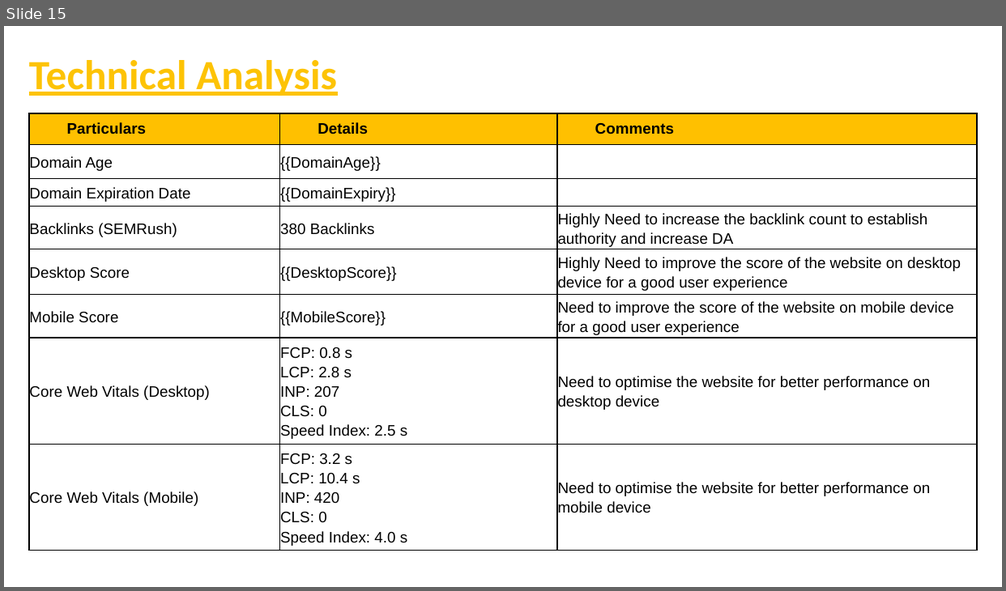
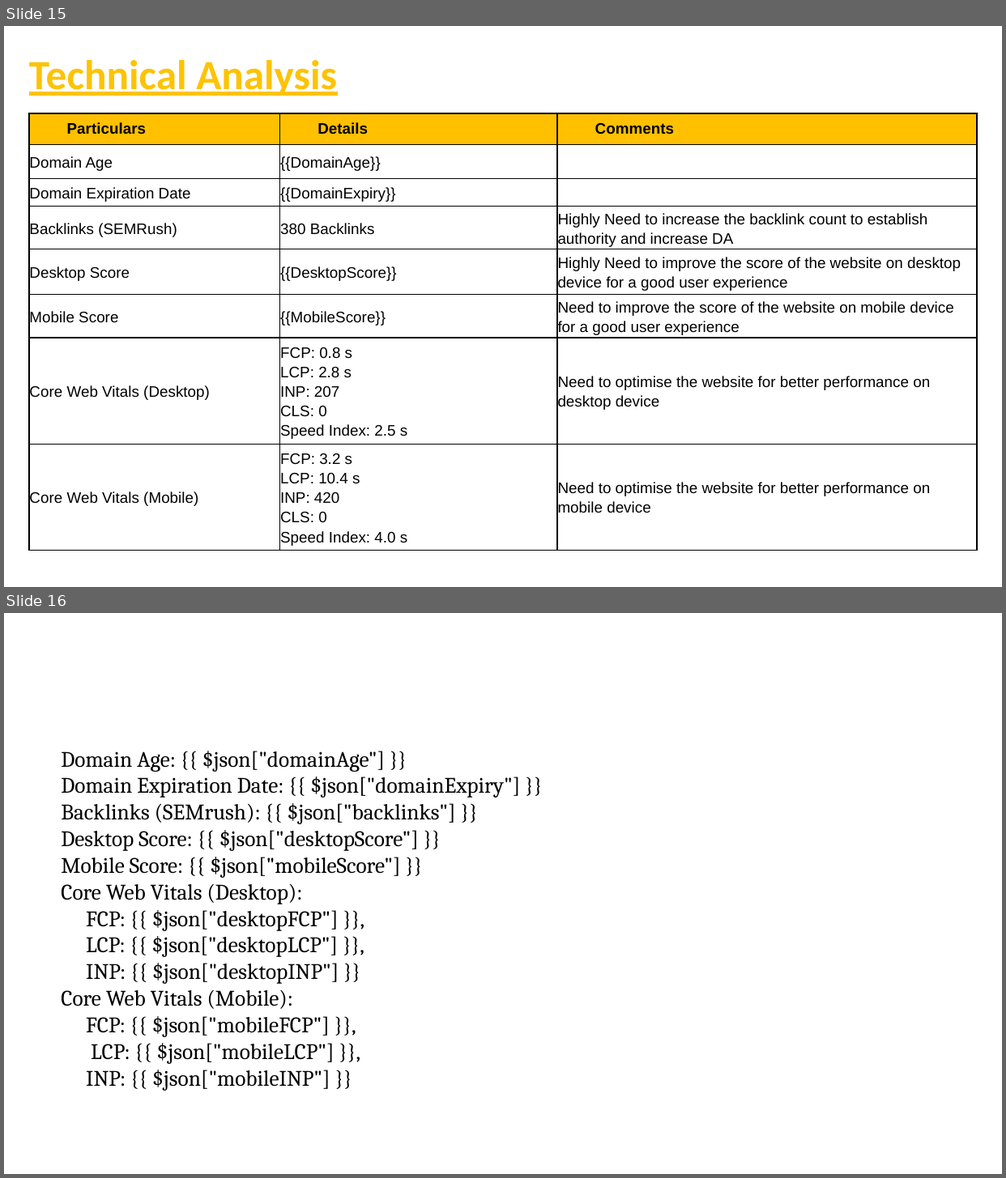
Before and after one commit to madfuru/Seo-Url-Aduit, a slide deck: templates.pptx. Shown one above the other, each under a label of ours: slide 15 before the commit, slides 15 and 16 after it. The pictures are 1006x591 and 1006x1178 pixels, drawn with LibreOffice and Linux fonts; fonts in the diff are those of the drawing; background and template pictures are left out. Boxes give left, top, right and bottom in pixels: in the first picture for what was removed or moved away, otherwise in the second. Text is boxed around its words. In the diff, an @@ line names an element or a change of style, - is before the commit and + after.

```diff
--- a/templates.pptx
+++ b/templates.pptx
@@ slide 16 added at <box>4,613,1002,1174</box>, background #FFFFFF @@
@@ text added at <box>61,751,520,1091</box>, 16 pt, text #000000 @@
+Domain Age: {{ $json["domainAge"] }}
+Domain Expiration Date: {{ $json["domainExpiry"] }}
+Backlinks (SEMrush): {{ $json["backlinks"] }}
+Desktop Score: {{ $json["desktopScore"] }}
+Mobile Score: {{ $json["mobileScore"] }}
+Core Web Vitals (Desktop):
+FCP: {{ $json["desktopFCP"] }},
+LCP: {{ $json["desktopLCP"] }},
+INP: {{ $json["desktopINP"] }}
+Core Web Vitals (Mobile):
+FCP: {{ $json["mobileFCP"] }},
+LCP: {{ $json["mobileLCP"] }},
+INP: {{ $json["mobileINP"] }}
```
